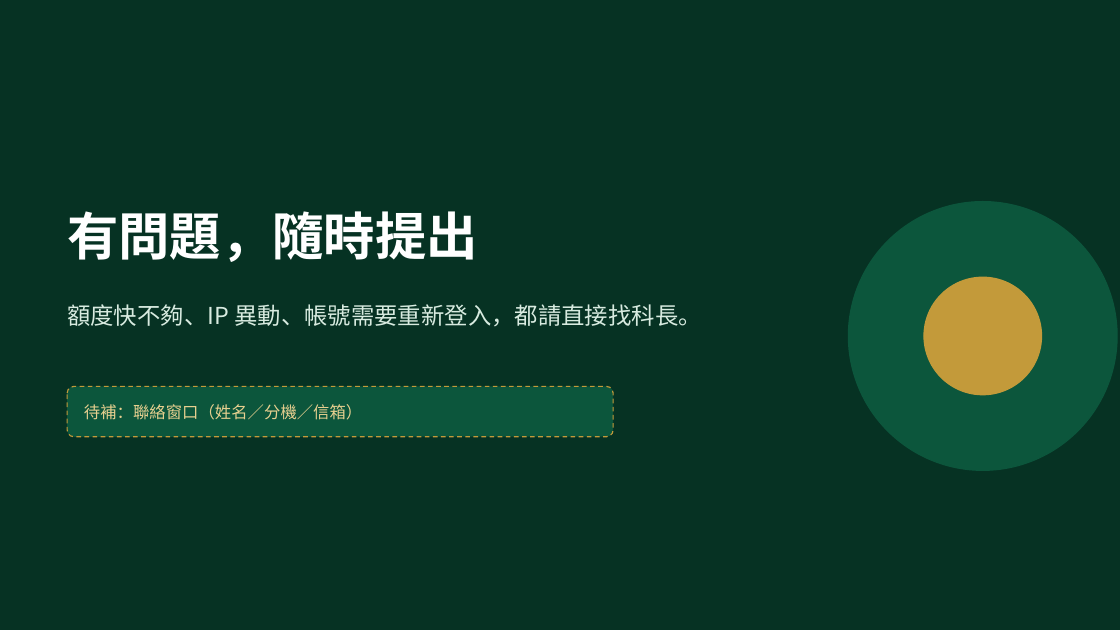
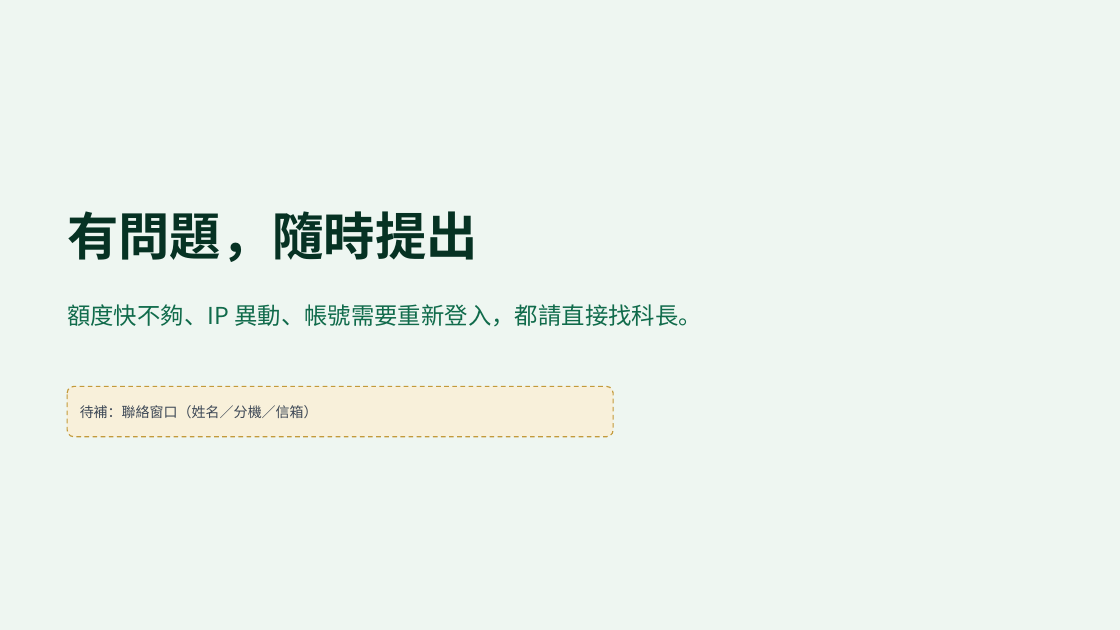
Before and after one commit to Wayne-Kao/cathay, a slide deck: slide 10 of Codex共用額度池說明.pptx (slide 13 before the commit). Drawn at 1120x630 pixels with LibreOffice and Linux fonts; fonts in the diff are those of the drawing. Boxes give left, top, right and bottom in pixels: in the first picture for what was removed or moved away, otherwise in the second. Text is boxed around its words. In the diff, an @@ line names an element or a change of style, - is before the commit and + after.

```diff
--- a/Codex共用額度池說明.pptx
+++ b/Codex共用額度池說明.pptx
@@ background #063223 to #EEF6F1 @@
@@ text "有問題，隨時提出" at bbox=[67, 211, 478, 262]: text colour #FFFFFF to #063223 @@
@@ ellipse removed at bbox=[849, 202, 1117, 471] @@
@@ text "額度快不夠、IP 異動、帳號需要重新登入，都請直接找科長。" at bbox=[67, 304, 702, 327]: text colour #D8EBE0 to #106B4B @@
@@ ellipse removed at bbox=[924, 277, 1042, 395] @@
@@ rounded rectangle at bbox=[67, 386, 613, 437]: fill #0C563C to #F8F0DA @@
@@ text "待補：聯絡窗口（姓名／分機／信箱）" at bbox=[80, 405, 318, 418]: size 14 to 12 pt, text colour #E6CF8F to #3D4856 @@
```
Also in this commit, not shown: 7 other slides changed, 1 slide added, 4 slides removed.
